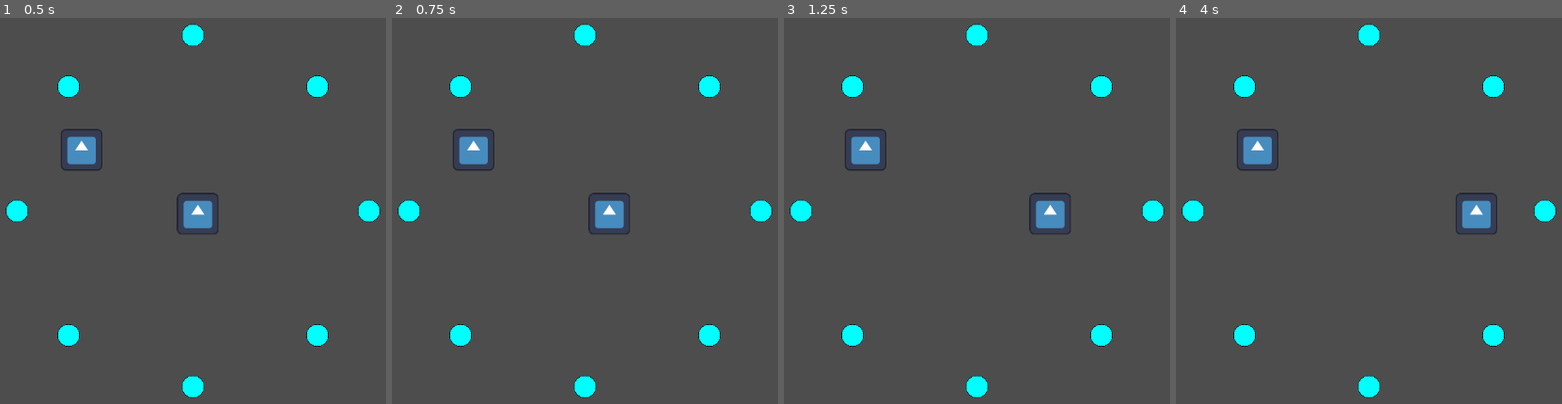
Above: before the commit, frames 1-4 (left to right).
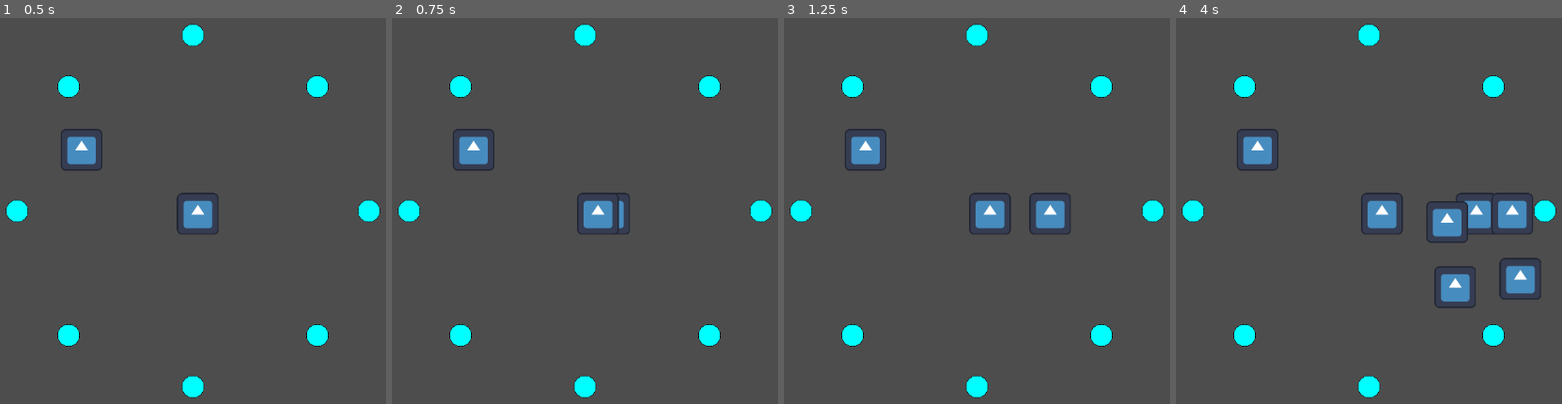
Above: after the commit, the same moments.

Repository: DarkerQueenSara/wave-defense
Game: Godot game, scene res://scenes/main_scene.tscn
Same seed, same stepped clock (60 frames per second), same inputs: the game is played once before the commit and once after it. The engine's default icon, where the game draws it, is replaced by a stand-in: a white triangle on a blue panel in a dark square.
Inputs:
- Up to frame 1 (0.5 s): no input
- Up to frame 2 (0.75 s): tap Enter at 0.5 s; hold Right (right) from 0.53 s (still down); tap Space (build) at 0.6 s
- Up to frame 3 (1.25 s): keep holding Right (right)
- Up to frame 4 (4 s): release Right (right) at 1.28 s; hold Down (down) 1.28-2.03 s; tap Space (build) every 0.75 s from 1.35 to 3.6 s; hold Right (right) 2.03-2.78 s; hold Up (up) 2.78-3.53 s; hold A (left) from 3.53 s (still down)

Frame 1 is identical in both runs. In frame 2, 0.5% of the frame differs, in the area x 47-59%, y 45-56%; in frame 3, 0.7%; in frame 4, 3.6%, in the area x 47-95%, y 45-76%.

Commit message:
tower spawn

Diff:
--- a/project.godot
+++ b/project.godot
@@ -19,6 +19,7 @@
 
 resource=""
 player=""
+tower=""
 
 [input]
 
--- a/scenes/player.tscn
+++ b/scenes/player.tscn
@@ -9,7 +9,7 @@
 [sub_resource type="RectangleShape2D" id="RectangleShape2D_20l10"]
 size = Vector2(135, 133)
 
-[node name="Player" type="CharacterBody2D"]
+[node name="Player" type="CharacterBody2D" groups=["player"]]
 script = ExtResource("1_5ngd4")
 
 [node name="Sprite2D" type="Sprite2D" parent="."]
--- a/scenes/tower.tscn
+++ b/scenes/tower.tscn
@@ -6,13 +6,14 @@
 [sub_resource type="RectangleShape2D" id="RectangleShape2D_m0xi2"]
 size = Vector2(130, 136)
 
-[node name="Tower" type="Area2D"]
+[node name="Tower" type="Area2D" groups=["tower"]]
 script = ExtResource("1_o7h65")
 
 [node name="Sprite2D" type="Sprite2D" parent="."]
-visible = false
 texture = ExtResource("1_dfwon")
 
 [node name="CollisionShape2D" type="CollisionShape2D" parent="."]
 position = Vector2(-3, -1)
 shape = SubResource("RectangleShape2D_m0xi2")
+
+[connection signal="area_entered" from="." to="." method="_on_area_entered"]
--- a/scripts/player.gd
+++ b/scripts/player.gd
@@ -5,6 +5,8 @@
 const JUMP_VELOCITY = -400.0
 var amount = 0
 var towersAvailable = 5
+var isWorkingOnCollision = false
+var triggered_objects = []
 
 func _physics_process(delta: float) -> void:
 	var input_dir = Input.get_vector("left","right","up","down")
@@ -16,7 +18,7 @@
 		if towersAvailable > 0:
 			var newTower = TOWER.instantiate()
 			newTower.global_position = global_position
-			get_tree().root.add_child(newTower)
+			get_parent().add_child(newTower)
 			towersAvailable -= 1
 		else:
 			print("no build")
@@ -27,3 +29,10 @@
 		amount += area.amount
 		print(amount)
 		area.queue_free()
+
+func t_collision_func(tower):
+	triggered_objects.append(tower)
+	if (triggered_objects.size() == 2):
+		triggered_objects.sort_custom(func(a, b): return a.activation_time > b.activation_time)
+		triggered_objects[0].queue_free()
+		triggered_objects.clear()
--- a/scripts/tower.gd
+++ b/scripts/tower.gd
@@ -1,11 +1,23 @@
 extends Area2D
 
-
+const MAIN_SCENE = preload("res://scenes/main_scene.tscn")
+const PLAYER = preload("res://scenes/player.tscn")
+signal t_collision
+var activation_time = 0
 # Called when the node enters the scene tree for the first time.
 func _ready() -> void:
-	pass # Replace with function body.
+	activation_time = Time.get_ticks_msec()
+	var rootChildren = get_parent().get_children()
+	for child in rootChildren:
+		if (child.is_in_group("player")):
+			t_collision.connect(child.t_collision_func)
 
 
 # Called every frame. 'delta' is the elapsed time since the previous frame.
 func _process(delta: float) -> void:
 	pass
+
+
+func _on_area_entered(area: Area2D) -> void:
+	if (area.is_in_group("tower")):
+		t_collision.emit(self)
Not shown: 1 places in scenes/main_scene.tscn that only renumber resources
